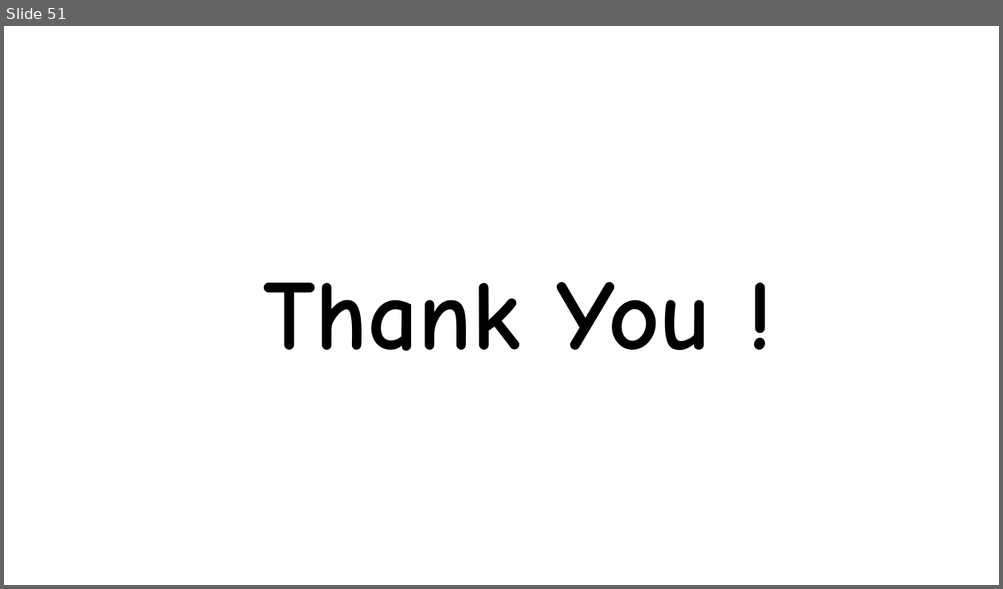
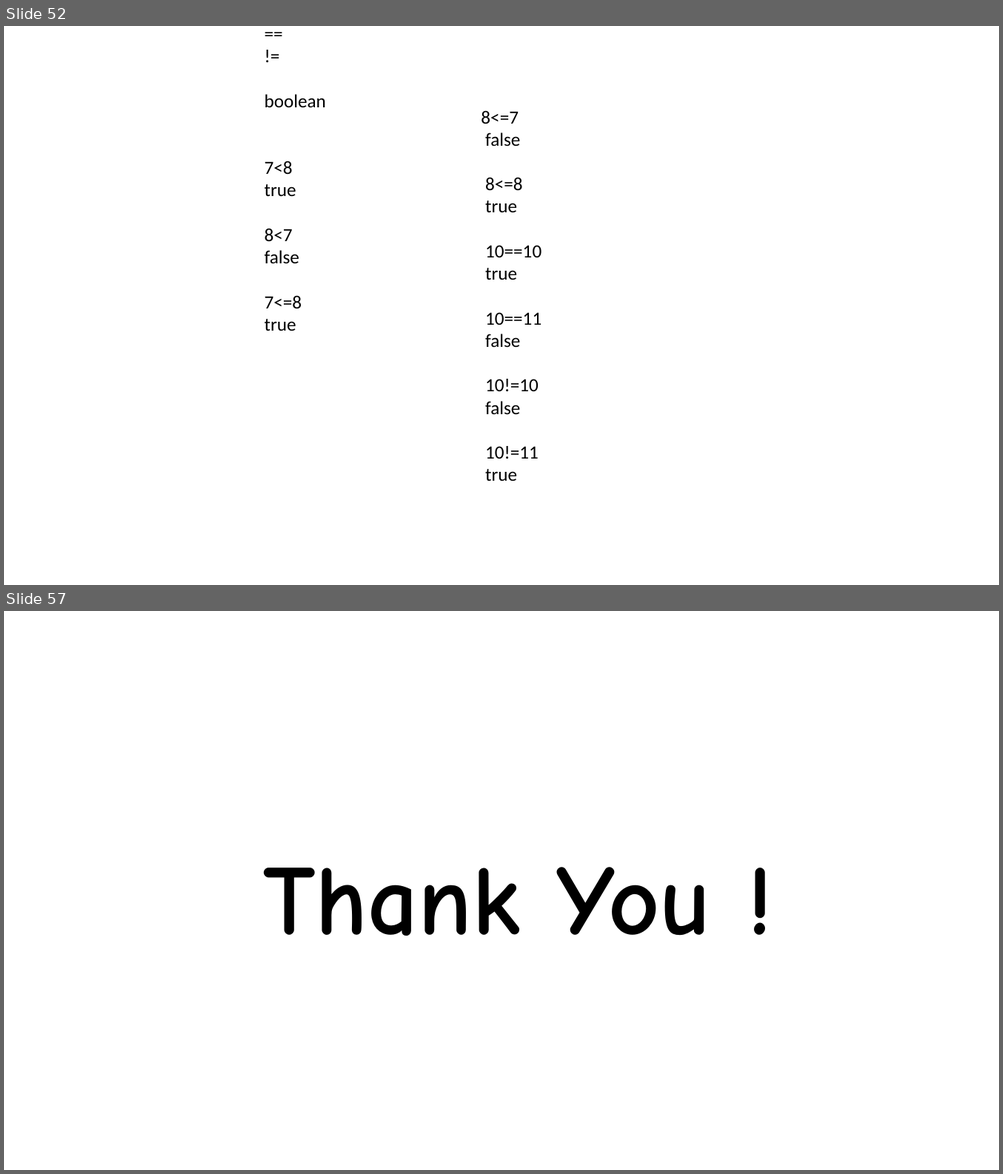
Before and after one commit to eusGithubwork/javaStudy, a slide deck: java.pptx. Shown one above the other, each under a label of ours: slide 51 before the commit, slides 52 and 57 after it; the slides between them are not shown. The pictures are 1003x589 and 1003x1174 pixels, drawn with LibreOffice and Linux fonts; fonts in the diff are those of the drawing. Boxes give left, top, right and bottom in pixels: in the first picture for what was removed or moved away, otherwise in the second. Text is boxed around its words. In the diff, an @@ line names an element or a change of style, - is before the commit and + after.

```diff
--- a/java.pptx
+++ b/java.pptx
@@ slide 52 added at <box>4,26,999,585</box>, background #FFFFFF @@
@@ text added at <box>264,94,326,331</box>, 18 pt, text #000000 @@
+<
+>
+<=
+>=
+==
+!=
+boolean
+7<8
+true
+8<7
+false
+7<=8
+true
@@ text added at <box>481,110,541,481</box>, 18 pt, text #000000 @@
+8<=7
+false
+8<=8
+true
+10==10
+true
+10==11
+false
+10!=10
+false
+10!=11
+true
@@ what was slide 51 is now slide 57 @@
```
Also in this commit, not shown: 1 slide changed, 5 other slides added, 3 other files.
